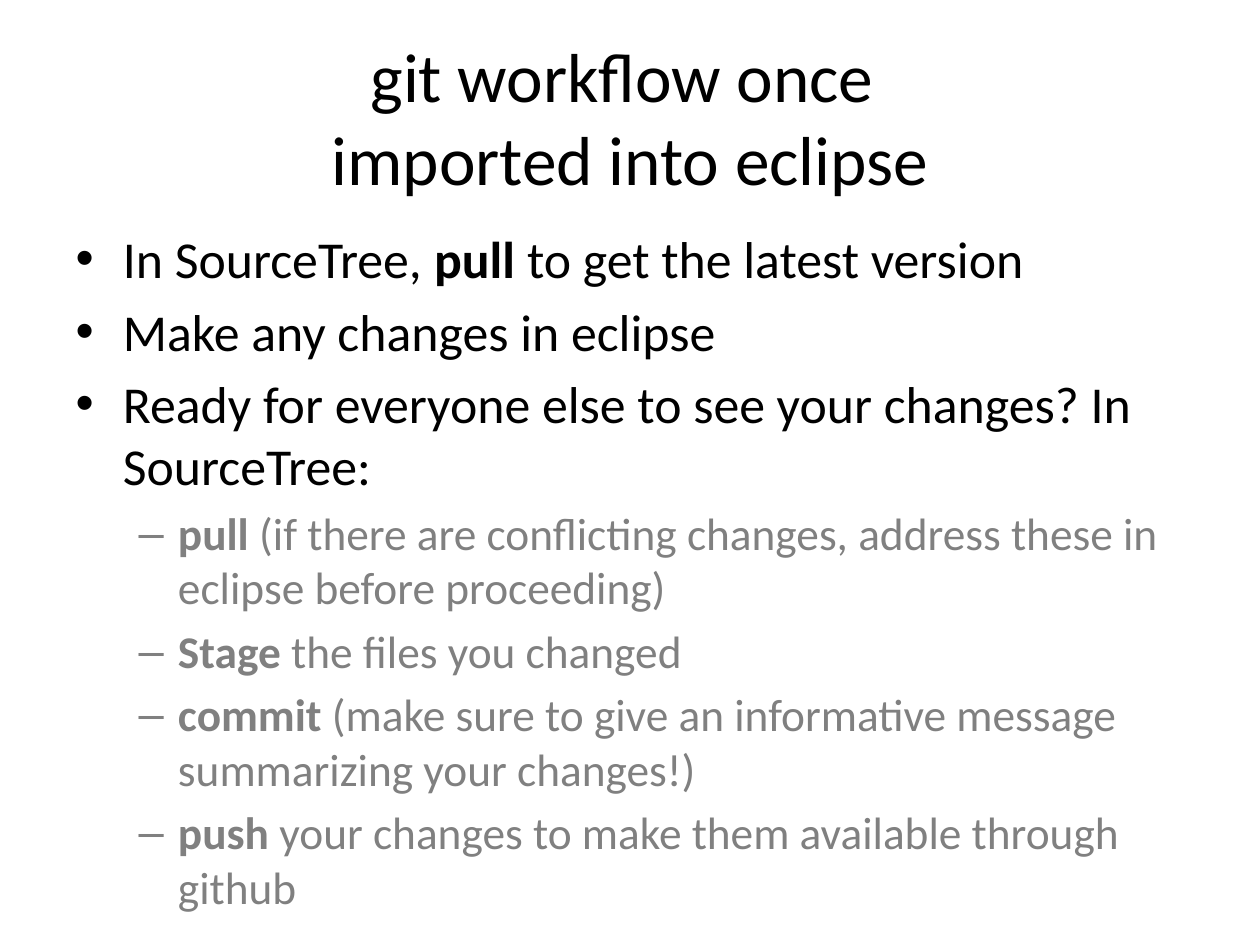
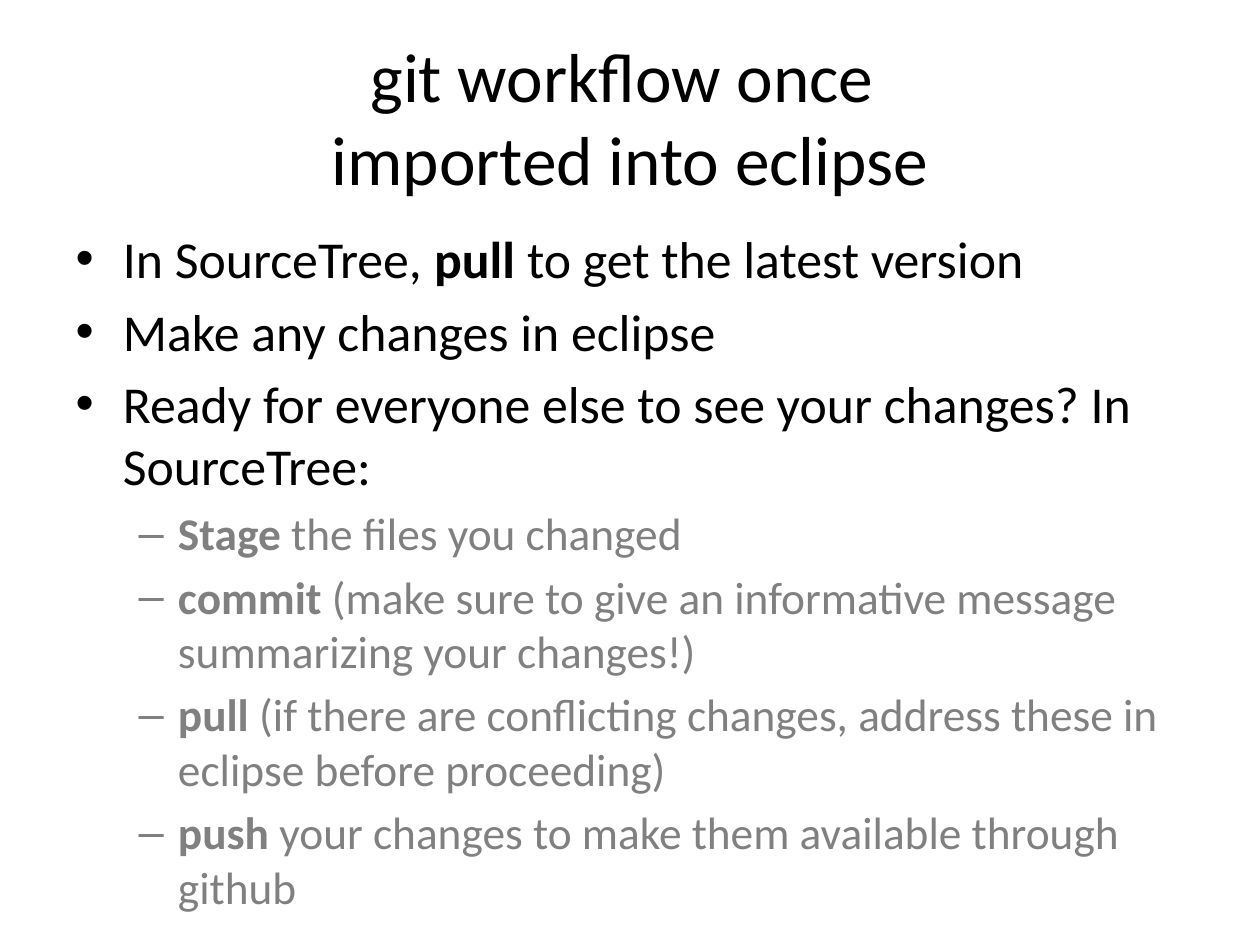
Before and after one commit to emhill/151, a slide deck: slide 6 of src/morea/08.project1/project1/Project.pptx. Drawn at 1260x945 pixels with LibreOffice and Linux fonts; fonts in the diff are those of the drawing. Boxes give left, top, right and bottom in pixels: in the first picture for what was removed or moved away, otherwise in the second. Text is boxed around its words. In the diff, an @@ line names an element or a change of style, - is before the commit and + after.

```diff
--- a/src/morea/08.project1/project1/Project.pptx
+++ b/src/morea/08.project1/project1/Project.pptx
@@ text at [178,517,1157,612]: paragraph removed @@
-  – pull (if there are conflicting changes, address these in eclipse before proceeding)
@@ text at [178,698,1157,794]: paragraph added @@
+  – pull (if there are conflicting changes, address these in eclipse before proceeding)
```
Also in this commit, not shown: 1 other file.
